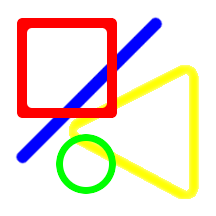
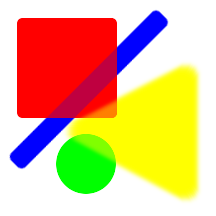
Before/after of a 216 x 216 layered artwork. What changed in the layer stack:
hid "Layer copy #5", opacity 100% → 50%, painted on it over [27, 28, 118, 118]
hid "Layer copy #3" over [56, 134, 116, 187]
hid "Layer copy #4" over [15, 16, 163, 165]
hid "Layer #1" over [69, 65, 199, 199]
added layer "Transformation copy" above "Layer #4" over [45, 46, 117, 118]
added layer "Layer #4" (50%) above "Layer copy #1" over [67, 95, 117, 168]
added layer "Layer copy #1" (50%) above "Layer copy #9" over [68, 93, 117, 118]
added layer "Layer copy #9" (50%) above "Layer copy" over [65, 134, 116, 170]
showed "Layer copy" over [27, 28, 117, 118]
showed "Layer copy #2" over [56, 134, 116, 187]
showed "Transformation" over [9, 9, 169, 170]
showed "Layer #2" over [61, 59, 202, 205]
